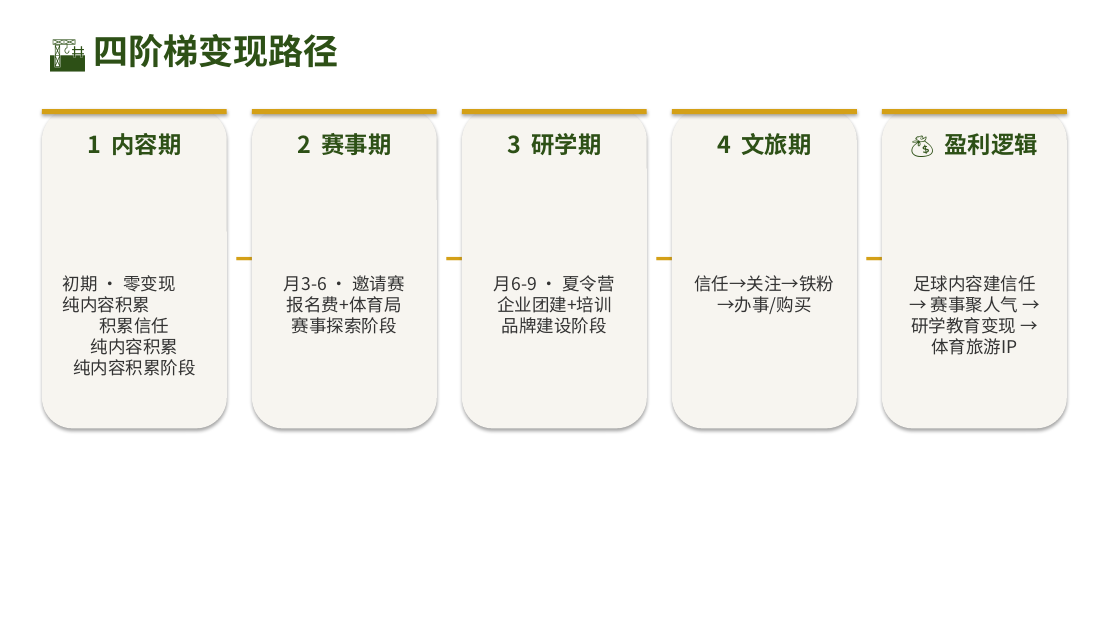
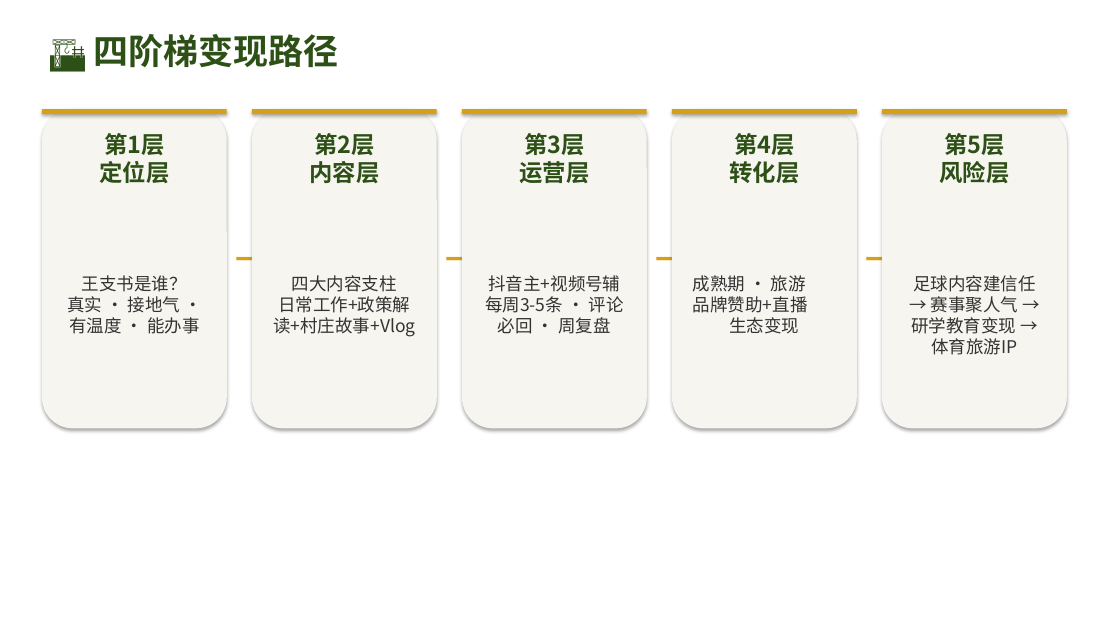
Before and after one commit to 975801846-star/workspace-outputs, a slide deck: slide 11 of tunjunying/plan_v2.pptx. Drawn at 1120x630 pixels with LibreOffice and Linux fonts; fonts in the diff are those of the drawing. Boxes give left, top, right and bottom in pixels: in the first picture for what was removed or moved away, otherwise in the second. Text is boxed around its words. In the diff, an @@ line names an element or a change of style, - is before the commit and + after.

Commit message:
fix: 24条脚本分4页完整展示（每页6条），28页PPT，已含中性表述+王支书替换

```diff
--- a/tunjunying/plan_v2.pptx
+++ b/tunjunying/plan_v2.pptx
@@ text at <box>99,133,169,183</box>: text changed @@
-1 内容期
+第1层
+定位层
@@ text at <box>309,133,379,183</box>: text changed @@
-2 赛事期
+第2层
+内容层
@@ text at <box>519,133,589,183</box>: text changed @@
-3 研学期
+第3层
+运营层
@@ text at <box>729,133,799,183</box>: text changed @@
-4 文旅期
+第4层
+转化层
@@ text at <box>939,133,1009,183</box>: text changed @@
-💰 盈利逻辑
+第5层
+风险层
@@ text at <box>67,275,199,334</box>: text changed @@
-初期 · 零变现
-纯内容积累
-积累信任
-纯内容积累
-纯内容积累阶段
+王支书是谁？
+真实 · 接地气 · 有温度 · 能办事
@@ text at <box>273,275,415,337</box>: text changed @@
-月3-6 · 邀请赛
-报名费+体育局
-赛事探索阶段
+四大内容支柱
+日常工作+政策解读+村庄故事+Vlog
@@ text at <box>485,275,624,334</box>: text changed @@
-月6-9 · 夏令营
-企业团建+培训
-品牌建设阶段
+抖音主+视频号辅
+每周3-5条 · 评论必回 · 周复盘
@@ text at <box>693,275,808,334</box>: text changed @@
-信任→关注→铁粉→办事/购买
+成熟期 · 旅游
+品牌赞助+直播
+生态变现
```
Also in this commit, not shown: 19 other slides changed, 2 slides added.
